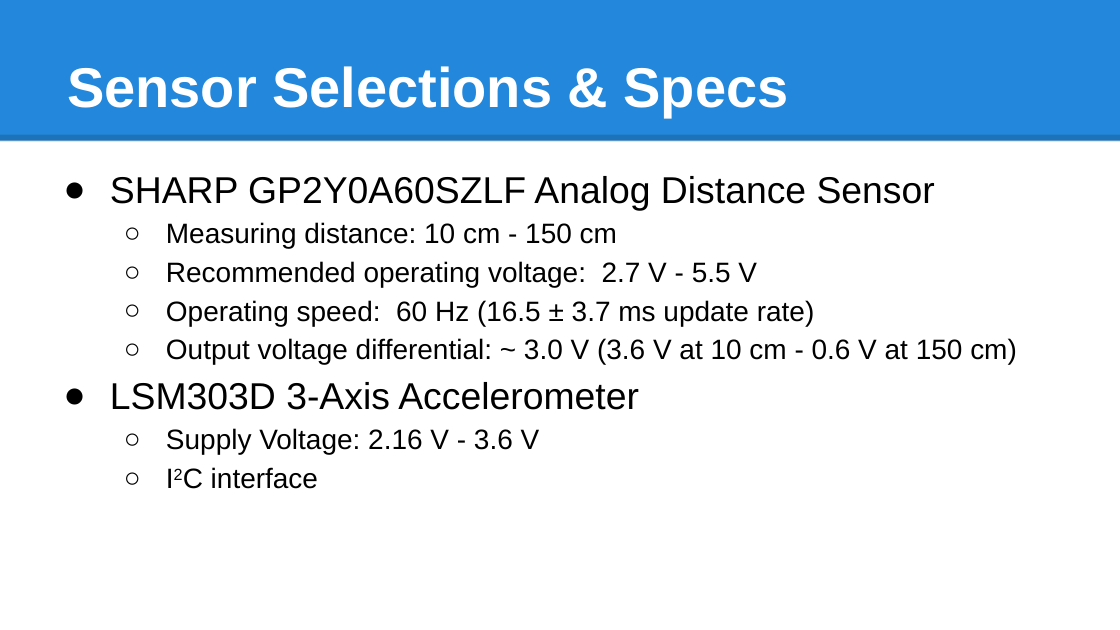
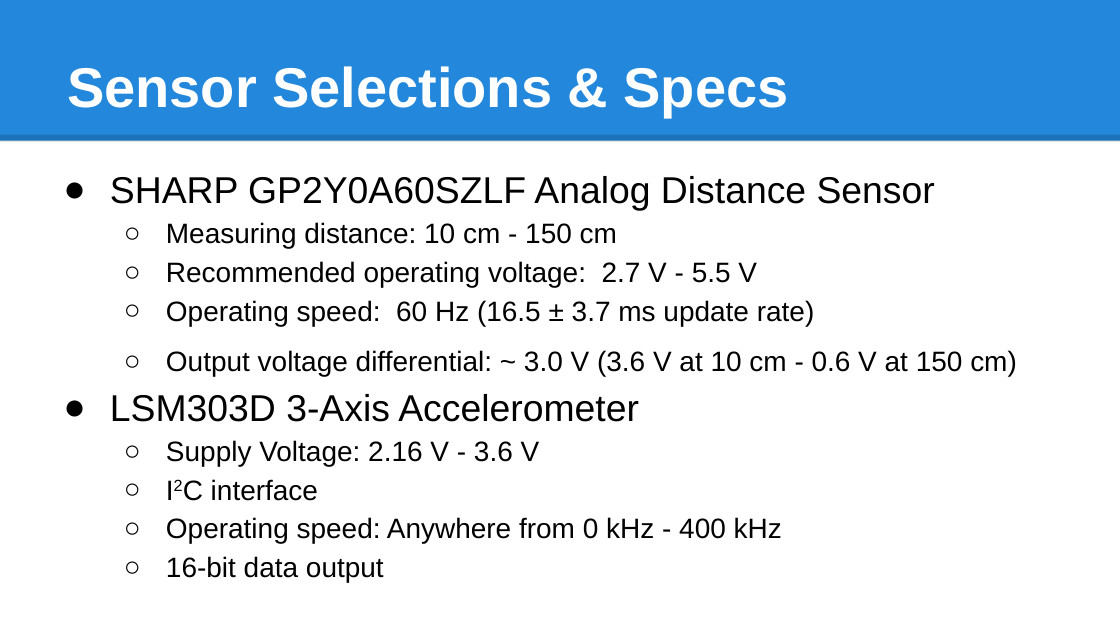
Before and after one commit to bhiln/EDTeam7, a slide deck: slide 4 of Documentation/Presentations/ECE 4534 Presentation.pptx. Drawn at 1120x630 pixels with LibreOffice and Linux fonts; fonts in the diff are those of the drawing. Boxes give left, top, right and bottom in pixels: in the first picture for what was removed or moved away, otherwise in the second. Text is boxed around its words. In the diff, an @@ line names an element or a change of style, - is before the commit and + after.

```diff
--- a/Documentation/Presentations/ECE 4534 Presentation.pptx
+++ b/Documentation/Presentations/ECE 4534 Presentation.pptx
@@ text at (166, 350, 1017, 376): line spacing 1.15 to 1.5 @@
@@ text at (166, 517, 782, 582): paragraphs added @@
+  ○ Operating speed: Anywhere from 0 kHz - 400 kHz
+  ○ 16-bit data output
```
Also in this commit, not shown: 4 other slides changed, 2 other files.
